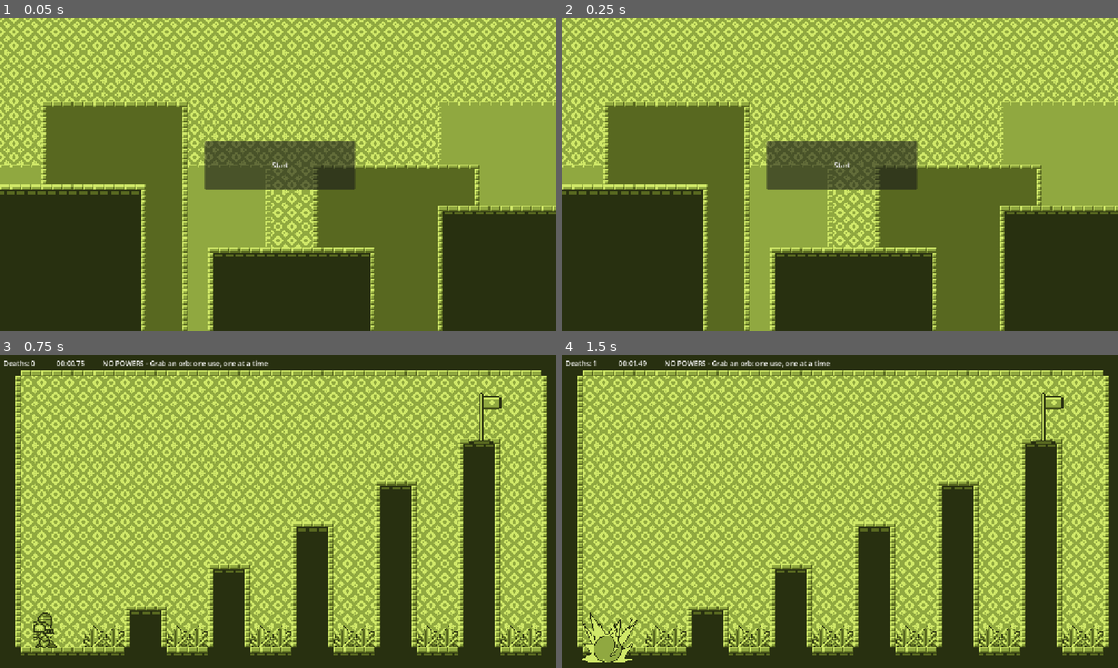
Above: before the commit, frames 1-4 (two rows, left to right).
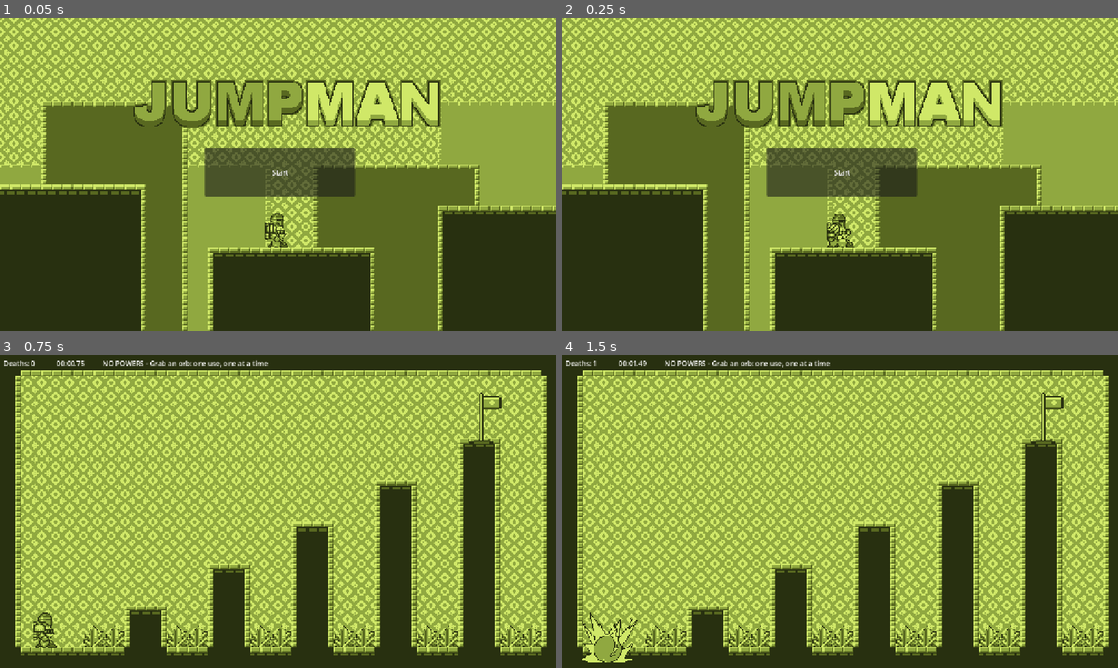
Above: after the commit, the same moments.

Repository: zliebowitz/ld60
Game: Godot game, scene res://scenes/title_screen.tscn
Same seed, same stepped clock (60 frames per second), same inputs: the game is played once before the commit and once after it.
Inputs:
- Up to frame 1 (0.05 s): no input
- Up to frame 2 (0.25 s): no input
- Up to frame 3 (0.75 s): click "Start" at 0.5 s
- Up to frame 4 (1.5 s): tap Enter (suicide) at 1.25 s; hold Right (right) from 1.28 s (still down); tap Shift (dash) at 1.35 s

The runs differ from the first frame. In frame 1, 5.7% of the frame differs, in the area x 24-80%, y 19-74%; in frame 2, 5.7%; in frame 3, nothing differs; in frame 4, nothing differs.

Commit message:
Adding more art to the title screen.

Diff:
--- /dev/null
+++ b/speed-jumper/scenes/animated_sprite_2d.gd
@@ -0,0 +1,12 @@
+extends AnimatedSprite2D
+
+
+# Called when the node enters the scene tree for the first time.
+func _ready() -> void:
+	play("default");
+	pass # Replace with function body.
+
+
+# Called every frame. 'delta' is the elapsed time since the previous frame.
+func _process(delta: float) -> void:
+	pass
--- a/speed-jumper/scenes/title_screen.tscn
+++ b/speed-jumper/scenes/title_screen.tscn
@@ -5,6 +5,9 @@
 [ext_resource type="Texture2D" uid="uid://brgrlevuyp4vl" path="res://assets/images/Tilemap/Background1.png" id="3_e54dn"]
 [ext_resource type="Texture2D" uid="uid://r6n3igy4aqj4" path="res://assets/images/Tilemap/Background2.png" id="4_3yumr"]
 [ext_resource type="Texture2D" uid="uid://nk1gpkhfot5s" path="res://assets/images/Tilemap/Ground.png" id="5_cs5ya"]
+[ext_resource type="Texture2D" uid="uid://xewsvcjbohfk" path="res://assets/images/Player/Run.png" id="6_e54dn"]
+[ext_resource type="Script" uid="uid://d3inyalxddeqv" path="res://scenes/animated_sprite_2d.gd" id="7_3yumr"]
+[ext_resource type="Texture2D" uid="uid://cp4aakqosimf3" path="res://assets/images/Title/JUMPMAN.png" id="8_cs5ya"]
 
 [sub_resource type="TileSetAtlasSource" id="TileSetAtlasSource_e54dn"]
 texture = ExtResource("2_dc4i4")
@@ -82,6 +85,42 @@
 [sub_resource type="TileSet" id="TileSet_tyani"]
 sources/0 = SubResource("TileSetAtlasSource_ib7db")
 
+[sub_resource type="AtlasTexture" id="AtlasTexture_3yumr"]
+atlas = ExtResource("6_e54dn")
+region = Rect2(0, 0, 32, 40)
+
+[sub_resource type="AtlasTexture" id="AtlasTexture_cs5ya"]
+atlas = ExtResource("6_e54dn")
+region = Rect2(32, 0, 32, 40)
+
+[sub_resource type="AtlasTexture" id="AtlasTexture_mykxm"]
+atlas = ExtResource("6_e54dn")
+region = Rect2(64, 0, 32, 40)
+
+[sub_resource type="AtlasTexture" id="AtlasTexture_tklts"]
+atlas = ExtResource("6_e54dn")
+region = Rect2(96, 0, 32, 40)
+
+[sub_resource type="SpriteFrames" id="SpriteFrames_ctw05"]
+animations = [{
+"frames": [{
+"duration": 1.0,
+"texture": SubResource("AtlasTexture_3yumr")
+}, {
+"duration": 1.0,
+"texture": SubResource("AtlasTexture_cs5ya")
+}, {
+"duration": 1.0,
+"texture": SubResource("AtlasTexture_mykxm")
+}, {
+"duration": 1.0,
+"texture": SubResource("AtlasTexture_tklts")
+}],
+"loop": 1,
+"name": &"default",
+"speed": 5.0
+}]
+
 [node name="title_screen" type="Control" unique_id=1746330626]
 texture_filter = 1
 layout_mode = 3
@@ -114,9 +153,21 @@
 [node name="start_button" type="Button" parent="." unique_id=1376387119]
 layout_mode = 0
 offset_left = 472.0
-offset_top = 283.0
+offset_top = 299.0
 offset_right = 818.0
-offset_bottom = 395.0
+offset_bottom = 411.0
 text = "Start"
 
+[node name="AnimatedSprite2D" type="AnimatedSprite2D" parent="." unique_id=856037948]
+position = Vector2(642, 489)
+scale = Vector2(2, 2)
+sprite_frames = SubResource("SpriteFrames_ctw05")
+frame_progress = 0.13795525
+script = ExtResource("7_3yumr")
+
+[node name="Sprite2D" type="Sprite2D" parent="." unique_id=1352168682]
+position = Vector2(659, 198)
+scale = Vector2(2, 2)
+texture = ExtResource("8_cs5ya")
+
 [connection signal="pressed" from="start_button" to="." method="_on_start_button_pressed"]
Binary file added: speed-jumper/assets/images/Title/JUMPMAN.png
Not shown, added: speed-jumper/assets/images/Title/JUMPMAN.png.import
Not shown, added: speed-jumper/scenes/animated_sprite_2d.gd.uid
Not shown, changed: graphics/ConceptArt.xcf
Not shown, added: graphics/JUMPMAN.png
